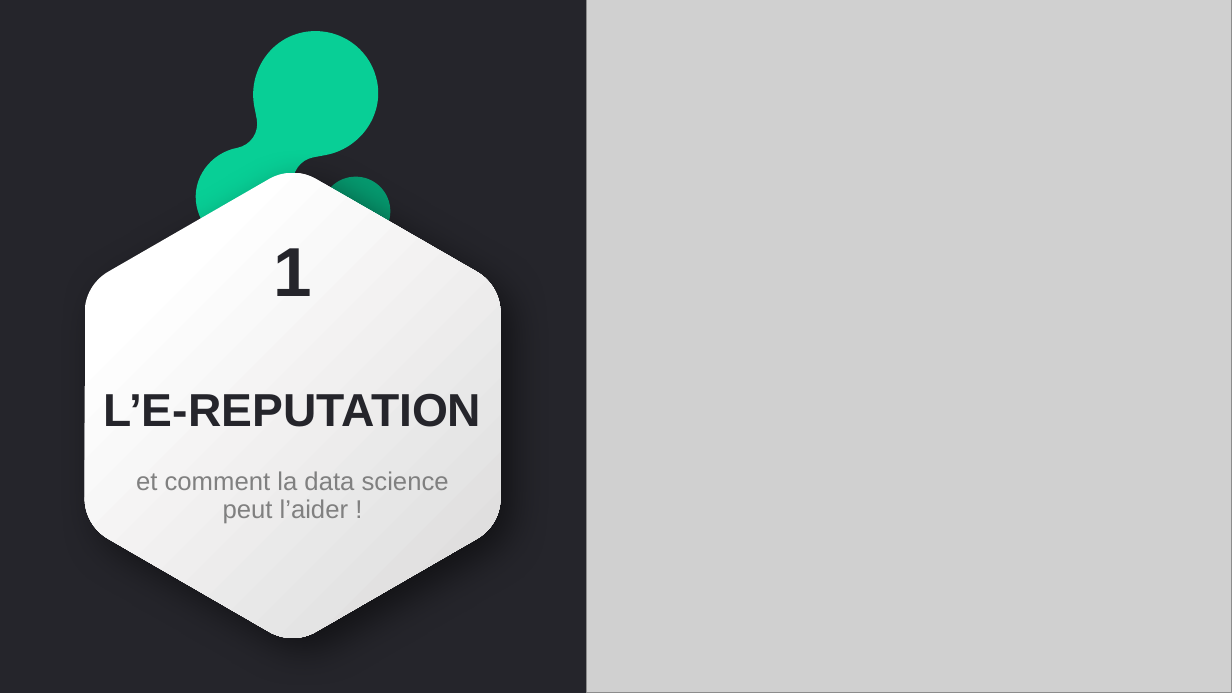
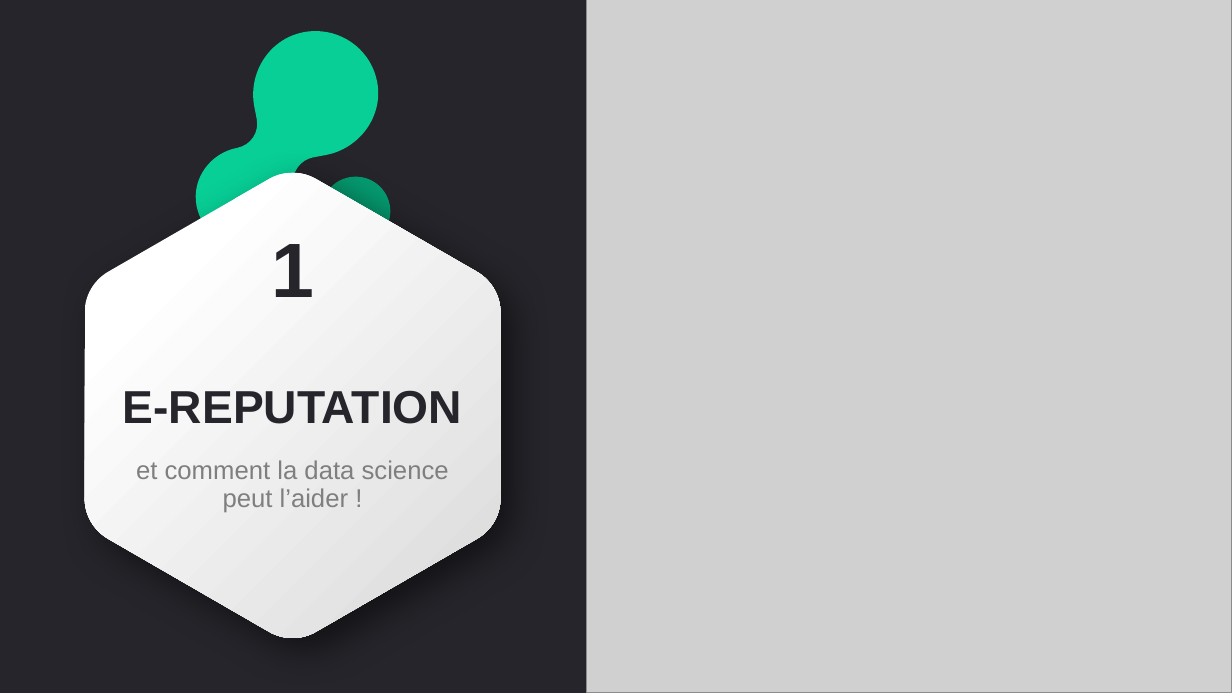
Before and after one commit to alinedebenath/ironhack-datalabs-dataparis0619-pt, a slide deck: slide 3 of final-project/NLP_marketing_ADebenath_2701.pptx (slide 4 before the commit). Drawn at 1232x693 pixels with LibreOffice and Linux fonts; fonts in the diff are those of the drawing; grey boxes stand for pictures. Boxes give left, top, right and bottom in pixels: in the first picture for what was removed or moved away, otherwise in the second. Text is boxed around its words. In the diff, an @@ line names an element or a change of style, - is before the commit and + after.

```diff
--- a/final-project/NLP_marketing_ADebenath_2701.pptx
+++ b/final-project/NLP_marketing_ADebenath_2701.pptx
@@ title at (123,244,462,424): text changed @@
-1
-L’E-REPUTATION
+1
+E-REPUTATION
@@ text "et comment la data science ...": place and size @@
-text "et comment la data science ..." at (136,471,449,523)
+text "et comment la data science ..." at (136,460,449,512)
@@ text "et comment la data science ..." at (136,460,449,512): text colour #808080 to #7F7F7F; less space between paragraphs @@
```
Also in this commit, not shown: 10 other slides changed, 7 slides added, 6 slides removed, 1 other file.
